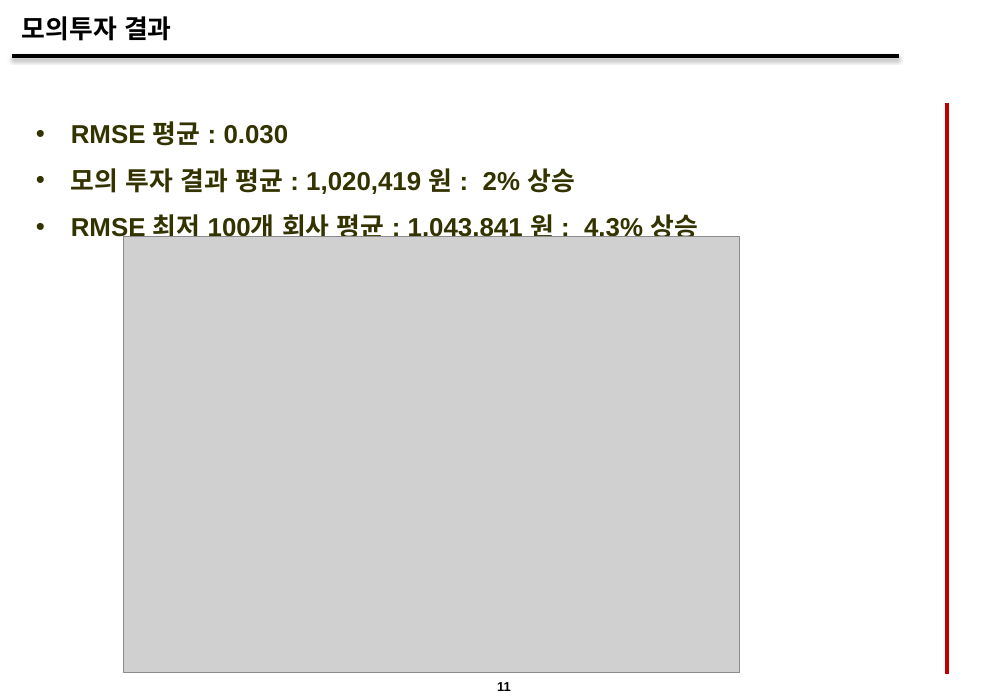
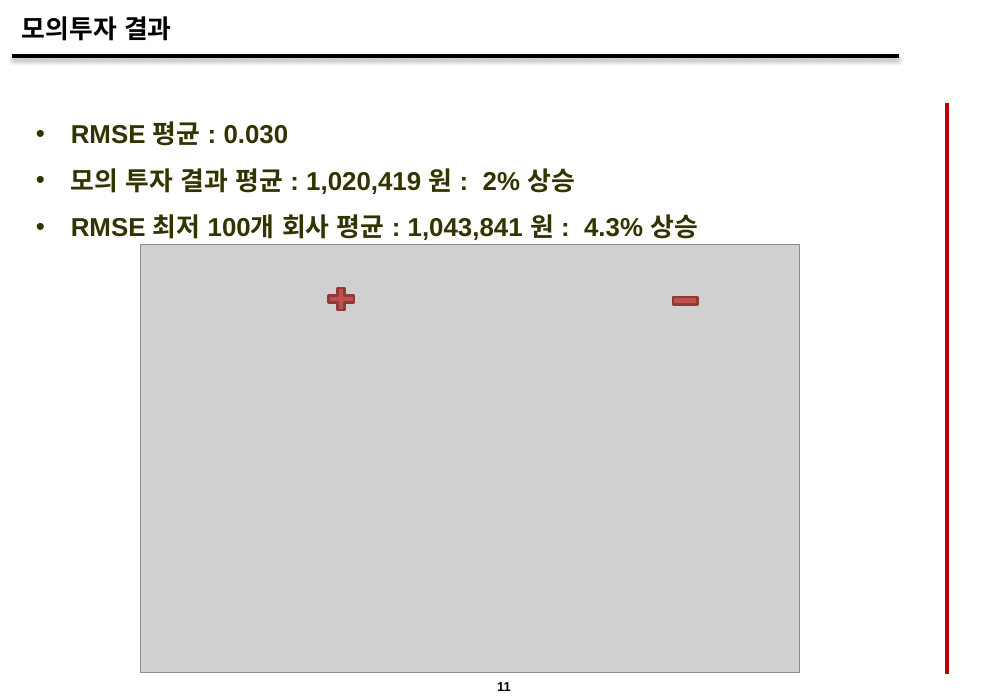
Before and after one commit to llejo3/deep-learning, a slide deck: slide 12 of stock_learning_rnn/딥러닝과제_RNN주가예측모델_180623.pptx. Drawn at 1008x698 pixels with LibreOffice and Linux fonts; fonts in the diff are those of the drawing; grey boxes stand for pictures; background and template pictures are left out. Boxes give left, top, right and bottom in pixels: in the first picture for what was removed or moved away, otherwise in the second. Text is boxed around its words. In the diff, an @@ line names an element or a change of style, - is before the commit and + after.

Commit message:
프로젝트 결과 PPT
그래프 수정

```diff
--- a/stock_learning_rnn/딥러닝과제_RNN주가예측모델_180623.pptx
+++ b/stock_learning_rnn/딥러닝과제_RNN주가예측모델_180623.pptx
@@ picture: place and size @@
-picture at (124,236,740,672)
+picture at (141,245,800,673)
@@ plus sign added at (324,284,359,314), fill #C0504D, outline #8E3B39 2 pt @@
@@ math minus added at (669,286,702,316), fill #C0504D, outline #8E3B39 2 pt @@
```
Also in this commit, not shown: 1 other file.
